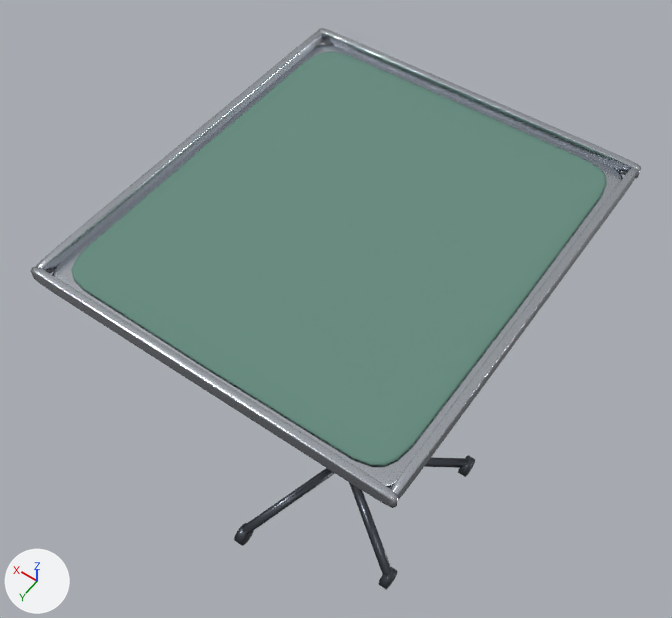
Two versions of the glTF model assets/models/props/instrument_tray.glb, one commit apart.
One viewpoint serves both versions: a camera (50 mm lens) standing at (-0.629, 0.923, 2.089) and looking at (0.075, -0.063, 0.54). The axes (+X, +Y, +Z) are drawn at lower left. The lights are the same throughout. The older version comes first.

In view in the first picture: 'Base', 'Drape', 'Tray'.
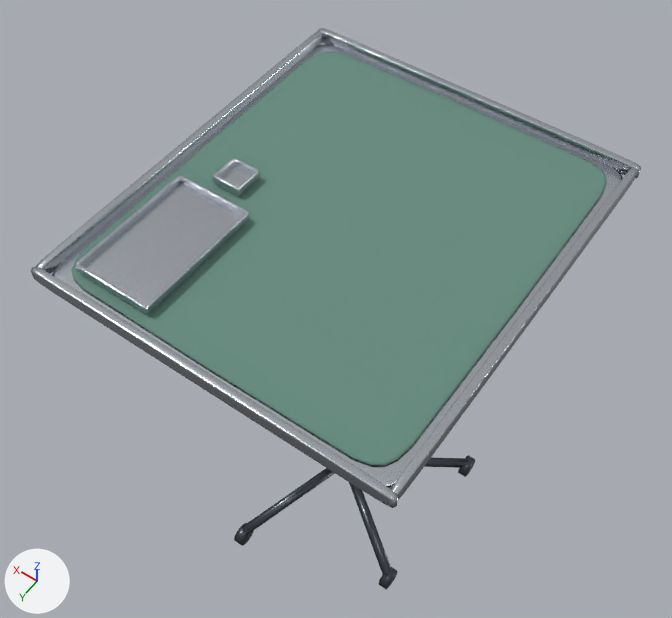
Commit message: Group the starting tools on the instrument tray

Boxes [x1, y1, x2, y2] around the edits, measured in the pictures (672 x 618 px):
'SmallTrays', added
    after: [75, 158, 260, 314]

Patch to the scene script:
```diff
--- a/assets/models/props/instrument_tray.glb.py
+++ b/assets/models/props/instrument_tray.glb.py
@@ me_smalltrays @@
+me_smalltrays.from_pydata(...)  # 2880 vertices, 5280 faces; spans x 0.14..0.3, y 0.01..0.36, z 0.913..0.931
+me_smalltrays.materials.append(mat_steel)  # light grey #c7ccd4
@@ ob_smalltrays @@
+ob_smalltrays = bpy.data.objects.new('SmallTrays', me_smalltrays)
+ob_smalltrays.location = (0.0, 0.0, 0.0)
```
